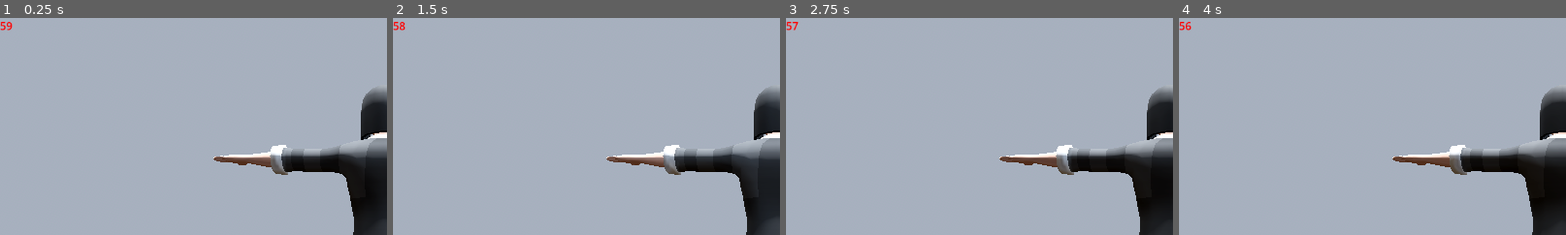
Above: before the commit, frames 1-4 (left to right).
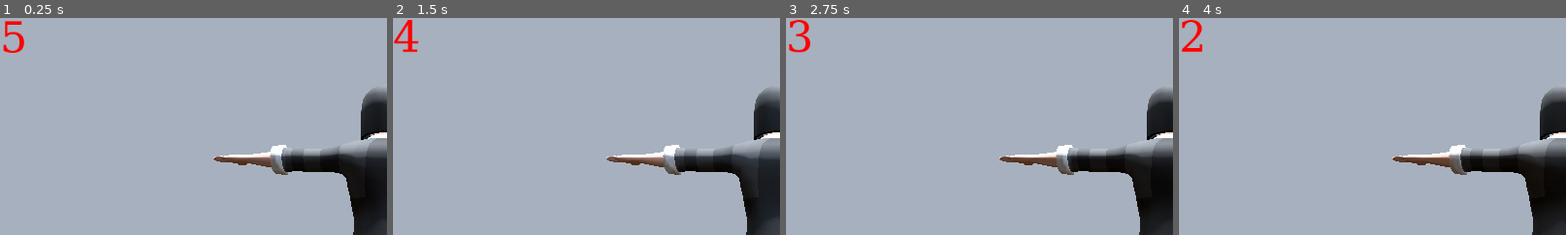
Above: after the commit, the same moments.

Repository: TranHoang3105/UOP-Labyrinth
Game: Godot game, scene res://Scene/Zone1/zone_1.tscn
Two runs of this game, one before a commit and one after it. Both use one fixed random seed, a clock stepped at 60 frames per second and the inputs below.
Inputs (mouse positions are % of the whole screen's width and height, from its top left):
- Up to frame 1 (0.25 s): no input
- Up to frame 2 (1.5 s): tap Enter (ui_accept) at 0.5 s; move the mouse to (55, 50) at 0.52 s; hold Shift (sprint) 0.53-1.28 s; hold S (move_forward) from 0.53 s (still down); tap Space (jump) at 0.77 s; move the mouse to (45, 50) at 1.27 s; tap Shift (sprint) at 1.35 s
- Up to frame 3 (2.75 s): keep holding S (move_forward); tap Space (jump) at 1.52 s; move the mouse to (52, 48) at 2.02 s; hold Shift (sprint) from 2.03 s (still down)
- Up to frame 4 (4 s): keep holding S (move_forward); move the mouse to (49, 52) at 2.77 s; release Shift (sprint) at 2.78 s; tap Shift (sprint) at 2.85 s; tap Space (jump) at 3.02, 3.77 s; move the mouse to (57, 51) at 3.52 s; hold Shift (sprint) from 3.53 s (still down)
The pictures show only the part of the screen within x 0-50%, y 0-50%; the shares and areas given below are measured in that part.

The runs differ from the first frame. In frame 1, 0.4% of the frame differs, in the area x 0-7%, y 1-17%; in frame 2, 0.5%, in the area x 0-7%, y 0-16%; in frame 3, 0.4%; in frame 4, 0.4%.

Commit message:
Game State
I've finished the main interface, failure screen, victory screen, and pause screen. I've added backgrounds to the first three screens. The pause screen's countdown timer has been rewritten; in the first version, it wouldn't stop when paused. Now, after the rewrite, the timer stops flowing even when paused. I've also added a feature that jumps directly to the failure screen when the countdown reaches zero. I'm pushing it now.

Diff:
--- /dev/null
+++ b/Scene/Failure screen/Failscreen.gd
@@ -0,0 +1,11 @@
+extends Control
+
+func _ready():
+	$VBoxContainer/Button_MainMenu.pressed.connect(_on_start_pressed)
+	$VBoxContainer/Button_Exit.pressed.connect(_on_quit_pressed)
+
+func _on_start_pressed():
+	get_tree().change_scene_to_file("res://Scene/MainMenu/MainMenu.tscn")
+
+func _on_quit_pressed():
+	get_tree().quit()
--- /dev/null
+++ b/Scene/Failure screen/Failurescreen.tscn
@@ -0,0 +1,52 @@
+[gd_scene load_steps=4 format=3 uid="uid://b8bgaqexu0yvn"]
+
+[ext_resource type="Script" uid="uid://b5bwyijvjal8t" path="res://Scene/Failure screen/Failscreen.gd" id="1_6jpve"]
+[ext_resource type="FontFile" uid="uid://eny0ektjfrha" path="res://Assets/Fonts/Rubik80sFade-Regular.ttf" id="1_pw5h0"]
+[ext_resource type="Texture2D" uid="uid://cgbbohh84pr47" path="res://Scene/Failure screen/pngtree-halloween-background-with-pumpkins-and-spooky-elements-image_16279701.jpg" id="2_cekfu"]
+
+[node name="Failurescreen" type="Control"]
+layout_mode = 3
+anchors_preset = 15
+anchor_right = 1.0
+anchor_bottom = 1.0
+grow_horizontal = 2
+grow_vertical = 2
+script = ExtResource("1_6jpve")
+
+[node name="TextureRect" type="TextureRect" parent="."]
+layout_mode = 0
+offset_right = 1152.0
+offset_bottom = 654.0
+texture = ExtResource("2_cekfu")
+
+[node name="Label" type="Label" parent="."]
+layout_mode = 0
+offset_left = 306.0
+offset_top = 106.0
+offset_right = 781.0
+offset_bottom = 189.0
+theme_override_colors/font_color = Color(0.9728847, 0.000782221, 0.9736298, 1)
+theme_override_fonts/font = ExtResource("1_pw5h0")
+theme_override_font_sizes/font_size = 128
+text = "Fail"
+horizontal_alignment = 1
+
+[node name="VBoxContainer" type="VBoxContainer" parent="."]
+layout_mode = 0
+offset_left = 377.0
+offset_top = 297.0
+offset_right = 715.0
+offset_bottom = 465.0
+alignment = 1
+
+[node name="Button_MainMenu" type="Button" parent="VBoxContainer"]
+layout_mode = 2
+theme_override_colors/font_color = Color(0.8745098, 0.09019608, 0.8745098, 1)
+theme_override_font_sizes/font_size = 54
+text = "MainMenu"
+
+[node name="Button_Exit" type="Button" parent="VBoxContainer"]
+layout_mode = 2
+theme_override_colors/font_color = Color(0.8745098, 0.09019608, 0.8745098, 1)
+theme_override_font_sizes/font_size = 54
+text = "Exit"
--- /dev/null
+++ b/Scene/MainMenu/MainMenu.tscn
@@ -0,0 +1,47 @@
+[gd_scene load_steps=4 format=3 uid="uid://d03fy01p7yqe5"]
+
+[ext_resource type="Script" uid="uid://bulvjyfg1bj21" path="res://Scene/MainMenu/main_menu.gd" id="1_b4s8y"]
+[ext_resource type="FontFile" uid="uid://eny0ektjfrha" path="res://Assets/Fonts/Rubik80sFade-Regular.ttf" id="1_lck82"]
+[ext_resource type="Texture2D" uid="uid://basg1pdwhl7ym" path="res://Scene/MainMenu/Couverture-BXL-25-1024x576.jpg" id="2_x4kti"]
+
+[node name="MainMenu" type="Control"]
+layout_mode = 3
+anchors_preset = 0
+script = ExtResource("1_b4s8y")
+
+[node name="TextureRect" type="TextureRect" parent="."]
+layout_mode = 0
+offset_right = 1153.0
+offset_bottom = 647.0
+texture = ExtResource("2_x4kti")
+expand_mode = 3
+
+[node name="Label" type="Label" parent="."]
+layout_mode = 0
+offset_left = 90.0
+offset_top = 1.0
+offset_right = 1070.0
+offset_bottom = 153.0
+theme_override_colors/font_color = Color(1, 1, 0, 1)
+theme_override_fonts/font = ExtResource("1_lck82")
+theme_override_font_sizes/font_size = 128
+text = "UOP Labyrinth"
+
+[node name="VBoxContainer" type="VBoxContainer" parent="."]
+layout_mode = 0
+offset_left = 420.0
+offset_top = 209.0
+offset_right = 729.0
+offset_bottom = 383.0
+alignment = 1
+
+[node name="Button_Start" type="Button" parent="VBoxContainer"]
+layout_mode = 2
+theme_override_font_sizes/font_size = 54
+text = "Start Game"
+
+[node name="Button_Quit" type="Button" parent="VBoxContainer"]
+layout_mode = 2
+theme_override_font_sizes/font_size = 54
+text = "Quit
+"
--- /dev/null
+++ b/Scene/MainMenu/main_menu.gd
@@ -0,0 +1,11 @@
+extends Control
+
+func _ready():
+	$VBoxContainer/Button_Start.pressed.connect(_on_start_pressed)
+	$VBoxContainer/Button_Quit.pressed.connect(_on_quit_pressed)
+
+func _on_start_pressed():
+	get_tree().change_scene_to_file("res://Scene/Zone1/zone_1.tscn")
+
+func _on_quit_pressed():
+	get_tree().quit()
--- /dev/null
+++ b/Scene/Victory/VictoryScreen.tscn
@@ -0,0 +1,40 @@
+[gd_scene load_steps=3 format=3 uid="uid://ctjlsx8wsqw8"]
+
+[ext_resource type="Texture2D" uid="uid://cg6gwh6mvf4pr" path="res://Scene/Victory/Halloween-Victory-Fonts-37289630-1.jpg" id="1_2eugq"]
+[ext_resource type="Script" uid="uid://bk3ofrroiemdc" path="res://Scene/Victory/victory_screen.gd" id="1_jldbv"]
+
+[node name="VictoryScreen" type="Control"]
+layout_mode = 3
+anchors_preset = 15
+anchor_right = 1.0
+anchor_bottom = 1.0
+grow_horizontal = 2
+grow_vertical = 2
+script = ExtResource("1_jldbv")
+
+[node name="TextureRect" type="TextureRect" parent="."]
+layout_mode = 0
+offset_right = 1160.0
+offset_bottom = 643.0
+texture = ExtResource("1_2eugq")
+expand_mode = 3
+
+[node name="VBoxContainer" type="VBoxContainer" parent="."]
+layout_mode = 0
+offset_left = 398.0
+offset_top = 198.0
+offset_right = 715.0
+offset_bottom = 465.0
+alignment = 1
+
+[node name="Button_MainMenu" type="Button" parent="VBoxContainer"]
+layout_mode = 2
+theme_override_colors/font_color = Color(0, 1, 0.22352941, 1)
+theme_override_font_sizes/font_size = 54
+text = "MainMenu"
+
+[node name="Button_Exit" type="Button" parent="VBoxContainer"]
+layout_mode = 2
+theme_override_colors/font_color = Color(0, 1, 0.22352941, 1)
+theme_override_font_sizes/font_size = 54
+text = "Exit"
--- /dev/null
+++ b/Scene/Victory/victory_screen.gd
@@ -0,0 +1,11 @@
+extends Control
+
+func _ready():
+	$VBoxContainer/Button_MainMenu.pressed.connect(_on_start_pressed)
+	$VBoxContainer/Button_Exit.pressed.connect(_on_quit_pressed)
+
+func _on_start_pressed():
+	get_tree().change_scene_to_file("res://Scene/MainMenu/MainMenu.tscn")
+
+func _on_quit_pressed():
+	get_tree().quit()
--- /dev/null
+++ b/Scene/Zone1/countdown.gd
@@ -0,0 +1,35 @@
+extends Label
+
+@export var total_time: float = 5.0  # 测试用 5 秒
+@export var failure_scene_path := "res://Scene/Failure screen/Failurescreen.tscn"
+
+var remaining_time: float = 0.0
+var is_paused: bool = false
+
+func _ready() -> void:
+	remaining_time = total_time
+	add_theme_color_override("font_color", Color.RED)
+	update_label()
+	# 暂停时停止 _process
+	process_mode = 0  # 0 = STOP, 1 = ALWAYS
+
+func _process(delta: float) -> void:
+	if is_paused:
+		return
+
+	remaining_time -= delta
+	if remaining_time <= 0:
+		remaining_time = 0
+		update_label()
+		go_to_failure_screen()
+		return
+
+	update_label()
+
+func update_label() -> void:
+	text = str(int(ceil(remaining_time)))
+
+func go_to_failure_screen() -> void:
+	get_tree().paused = false
+	Input.set_mouse_mode(Input.MOUSE_MODE_VISIBLE)
+	get_tree().change_scene_to_file(failure_scene_path)
--- /dev/null
+++ b/Scene/Zone1/pause_menu.gd
@@ -0,0 +1,55 @@
+extends CanvasLayer
+
+var is_paused: bool = false
+
+var btn_resume
+var btn_main_menu
+var btn_exit
+
+func _ready() -> void:
+	call_deferred("_init_pause_menu")
+
+func _init_pause_menu() -> void:
+	btn_resume = $VBoxContainer/Button_Resume
+	btn_main_menu = $VBoxContainer/Button_MainMenu
+	btn_exit = $VBoxContainer/Button_Exit
+
+	# 暂停时仍执行 _process 和响应输入
+	process_mode = Node.PROCESS_MODE_ALWAYS
+	btn_resume.process_mode = Node.PROCESS_MODE_ALWAYS
+	btn_main_menu.process_mode = Node.PROCESS_MODE_ALWAYS
+	btn_exit.process_mode = Node.PROCESS_MODE_ALWAYS
+
+	visible = false
+
+	btn_resume.pressed.connect(_on_button_resume_pressed)
+	btn_main_menu.pressed.connect(_on_button_main_menu_pressed)
+	btn_exit.pressed.connect(_on_button_exit_pressed)
+
+func _input(event: InputEvent) -> void:
+	if event.is_action_pressed("ui_cancel"):
+		toggle_pause()
+
+func toggle_pause() -> void:
+	is_paused = not is_paused
+	get_tree().paused = is_paused
+	visible = is_paused
+
+	if is_paused:
+		Input.set_mouse_mode(Input.MOUSE_MODE_VISIBLE)
+		btn_resume.grab_focus()
+	else:
+		Input.set_mouse_mode(Input.MOUSE_MODE_CAPTURED)
+
+func _on_button_resume_pressed() -> void:
+	Input.set_mouse_mode(Input.MOUSE_MODE_CAPTURED)
+	toggle_pause()
+
+func _on_button_main_menu_pressed() -> void:
+	get_tree().paused = false
+	Input.set_mouse_mode(Input.MOUSE_MODE_VISIBLE)
+	get_tree().change_scene_to_file("res://Scene/MainMenu/MainMenu.tscn")
+
+func _on_button_exit_pressed() -> void:
+	Input.set_mouse_mode(Input.MOUSE_MODE_VISIBLE)
+	get_tree().quit()
--- a/Scene/Zone1/zone_1.tscn
+++ b/Scene/Zone1/zone_1.tscn
@@ -1,7 +1,9 @@
-[gd_scene load_steps=8 format=3 uid="uid://bmcpj6frtoxf3"]
+[gd_scene load_steps=11 format=3 uid="uid://bmcpj6frtoxf3"]
 
-[ext_resource type="Script" uid="uid://bx8q8mfm0ntj0" path="res://Script/Scene/zone_1(Timer).gd" id="1_c0rng"]
 [ext_resource type="PackedScene" uid="uid://btcmfagu2n5kt" path="res://Scene/Character/player.tscn" id="2_h7ghx"]
+[ext_resource type="Script" uid="uid://bu13ljxc77kdk" path="res://Scene/Zone1/pause_menu.gd" id="3_bk4wg"]
+[ext_resource type="FontFile" uid="uid://bnjbg1pu5wh3y" path="res://Scene/Zone1/Rubik80sFade-Regular.ttf" id="3_qfali"]
+[ext_resource type="Script" uid="uid://cs6k0no2iiw3f" path="res://Scene/Zone1/countdown.gd" id="4_bk4wg"]
 
 [sub_resource type="ProceduralSkyMaterial" id="ProceduralSkyMaterial_7dm0k"]
 sky_horizon_color = Color(0.66224277, 0.6717428, 0.6867428, 1)
@@ -23,8 +25,19 @@
 
 [sub_resource type="WorldBoundaryShape3D" id="WorldBoundaryShape3D_qfali"]
 
+[sub_resource type="FontFile" id="FontFile_qup8a"]
+cache/0/16/0/ascent = 0.0
+cache/0/16/0/descent = 0.0
+cache/0/16/0/underline_position = 0.0
+cache/0/16/0/underline_thickness = 0.0
+cache/0/16/0/scale = 1.0
+cache/0/64/0/ascent = 0.0
+cache/0/64/0/descent = 0.0
+cache/0/64/0/underline_position = 0.0
+cache/0/64/0/underline_thickness = 0.0
+cache/0/64/0/scale = 1.0
+
 [node name="Zone1" type="Node3D"]
-script = ExtResource("1_c0rng")
 
 [node name="WorldEnvironment" type="WorldEnvironment" parent="."]
 environment = SubResource("Environment_0xm2m")
@@ -45,15 +58,53 @@
 [node name="CollisionShape3D" type="CollisionShape3D" parent="Map/MeshInstance3D/StaticBody3D"]
 shape = SubResource("WorldBoundaryShape3D_qfali")
 
-[node name="CanvasLayer" type="CanvasLayer" parent="."]
-
-[node name="CountdownLabel" type="Label" parent="CanvasLayer"]
-offset_right = 137.0
-offset_bottom = 56.0
-
-[node name="CountdownTimer" type="Timer" parent="."]
-wait_time = 60.0
-one_shot = true
-
 [node name="Player" parent="." instance=ExtResource("2_h7ghx")]
 transform = Transform3D(1, 0, 0, 0, 1, 0, 0, 0, 1, 0, -0.19681482, 0)
+
+[node name="CanvasLayer_Countdown" type="CanvasLayer" parent="."]
+
+[node name="Label_Countdown" type="Label" parent="CanvasLayer_Countdown"]
+offset_right = 115.0
+offset_bottom = 56.0
+theme_override_colors/font_color = Color(1, 0, 0, 1)
+theme_override_fonts/font = SubResource("FontFile_qup8a")
+theme_override_font_sizes/font_size = 64
+script = ExtResource("4_bk4wg")
+
+[node name="PauseMenuCanvas" type="CanvasLayer" parent="."]
+visible = false
+script = ExtResource("3_bk4wg")
+
+[node name="ColorRect" type="ColorRect" parent="PauseMenuCanvas"]
+offset_right = 40.003532
+offset_bottom = 49.97884
+scale = Vector2(28.797457, 13.105547)
+color = Color(0, 0, 0, 0.16470589)
+
+[node name="VBoxContainer" type="VBoxContainer" parent="PauseMenuCanvas"]
+offset_left = 381.0
+offset_top = 271.0
+offset_right = 682.0
+offset_bottom = 372.0
+
+[node name="Button_Resume" type="Button" parent="PauseMenuCanvas/VBoxContainer"]
+layout_mode = 2
+text = "Resume"
+
+[node name="Button_MainMenu" type="Button" parent="PauseMenuCanvas/VBoxContainer"]
+layout_mode = 2
+text = "MainMenu"
+
+[node name="Button_Exit" type="Button" parent="PauseMenuCanvas/VBoxContainer"]
+layout_mode = 2
+text = "Exit"
+
+[node name="Pause" type="Label" parent="PauseMenuCanvas"]
+offset_left = 363.0
+offset_top = 81.0
+offset_right = 713.0
+offset_bottom = 260.0
+theme_override_fonts/font = ExtResource("3_qfali")
+theme_override_font_sizes/font_size = 100
+text = "PAUSE"
+horizontal_alignment = 1
--- a/Script/Scene/zone_1(Timer).gd
+++ /dev/null
@@ -1,24 +0,0 @@
-extends Node3D
-
-var total_time = 60
-
-func _ready():
-	# Display initial time
-	$CanvasLayer/CountdownLabel.text = str(total_time)
-
-	# Set text color to red
-	$CanvasLayer/CountdownLabel.modulate = Color.RED
-
-	# Start timing automatically when entering the scene
-	$CountdownTimer.start()
-
-
-func _process(_delta):
-	if not $CountdownTimer.is_stopped():
-		var left = int($CountdownTimer.time_left)
-		$CanvasLayer/CountdownLabel.text = str(left)
-
-
-func _on_CountdownTimer_timeout():
-	print("Time Down！")
-	# Write your logic after the countdown ends here.
Not shown, added: Assets/Fonts/OFL.txt
Binary file added: Assets/Fonts/Rubik80sFade-Regular.ttf
Not shown, added: Assets/Fonts/Rubik80sFade-Regular.ttf.import
Not shown, added: Scene/Failure screen/Failscreen.gd.uid
Binary file added: Scene/Failure screen/pngtree-halloween-background-with-pumpkins-and-spooky-elements-image_16279701.jpg
Not shown, added: Scene/Failure screen/pngtree-halloween-background-with-pumpkins-and-spooky-elements-image_16279701.jpg.import
Binary file added: Scene/MainMenu/Couverture-BXL-25-1024x576.jpg
Not shown, added: Scene/MainMenu/Couverture-BXL-25-1024x576.jpg.import
Not shown, added: Scene/MainMenu/main_menu.gd.uid
Binary file added: Scene/Victory/Halloween-Victory-Fonts-37289630-1.jpg
Not shown, added: Scene/Victory/Halloween-Victory-Fonts-37289630-1.jpg.import
Not shown, added: Scene/Victory/victory_screen.gd.uid
(and 5 more such lines)
